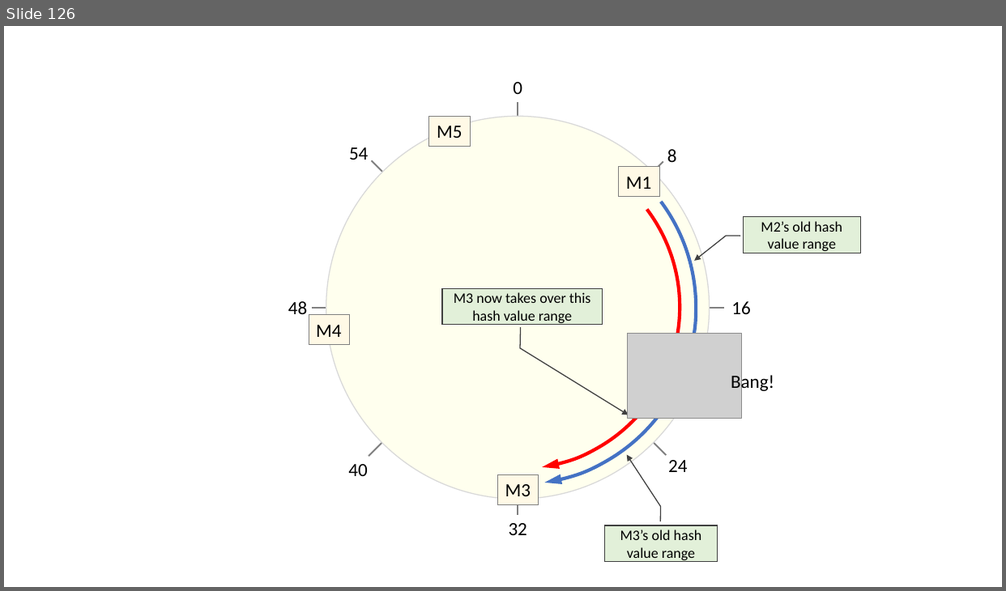
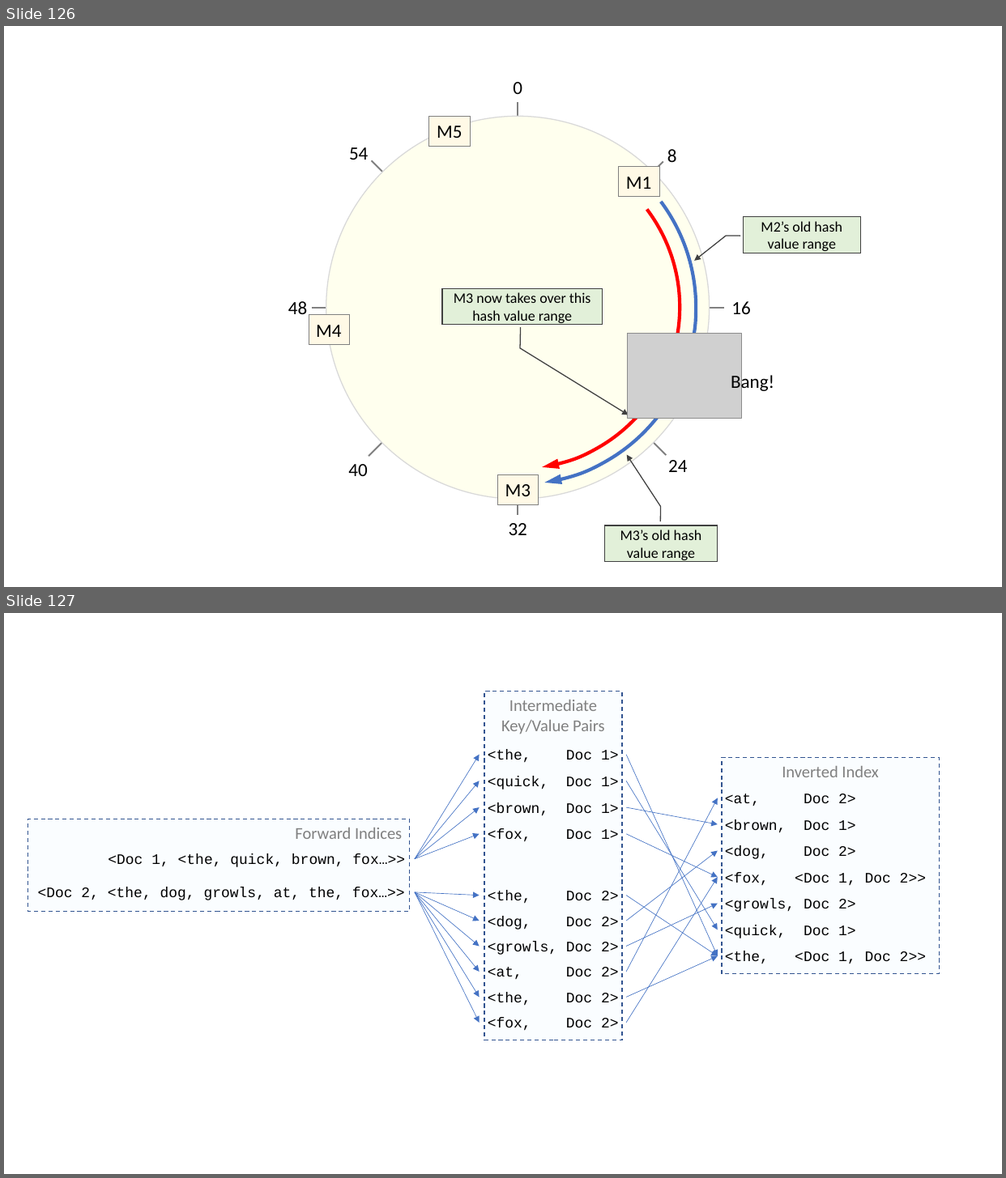
Before and after one commit to ChrisWhealy/DistributedSystemNotes, a slide deck: img/Diagrams.pptx. Shown one above the other, each under a label of ours: slide 126 before the commit, slides 126 and 127 after it. The pictures are 1006x591 and 1006x1178 pixels, drawn with LibreOffice and Linux fonts; fonts in the diff are those of the drawing; grey boxes stand for pictures. Boxes give left, top, right and bottom in pixels: in the first picture for what was removed or moved away, otherwise in the second. Text is boxed around its words. In the diff, an @@ line names an element or a change of style, - is before the commit and + after.

Commit message:
Add lecture 20

```diff
--- a/img/Diagrams.pptx
+++ b/img/Diagrams.pptx
@@ slide 127 added at (4, 613, 1002, 1174), background #FFFFFF @@
@@ arrow added from (415, 859) to (479, 755), #4472C4 0.5 pt @@
@@ arrow added from (626, 755) to (718, 956), #4472C4 0.5 pt @@
@@ arrow added from (415, 859) to (479, 781), #4472C4 0.5 pt @@
@@ arrow added from (626, 781) to (718, 930), #4472C4 0.5 pt @@
@@ arrow added from (626, 972) to (718, 798), #4472C4 0.5 pt @@
@@ rectangle added at (28, 819, 410, 911), fill #FAFDFF, outline #325491 1 pt dashed, 16 pt, text #808080 @@
+Forward Indices
@@ arrow added from (415, 859) to (479, 807), #4472C4 0.5 pt @@
@@ arrow added from (626, 807) to (718, 825), #4472C4 0.5 pt @@
@@ text added at (108, 854, 405, 867), 14 pt, text #000000 @@
+<Doc 1, <the, quick, brown, fox…>>
@@ arrow added from (415, 859) to (479, 834), #4472C4 0.5 pt @@
@@ arrow added from (626, 834) to (718, 877), #4472C4 0.5 pt @@
@@ arrow added from (626, 921) to (718, 851), #4472C4 0.5 pt @@
@@ arrow added from (626, 1023) to (718, 877), #4472C4 0.5 pt @@
@@ text added at (38, 888, 405, 901), 14 pt, text #000000 @@
+<Doc 2, <the, dog, growls, at, the, fox…>>
@@ arrow added from (415, 892) to (479, 895), #4472C4 0.5 pt @@
@@ arrow added from (415, 892) to (479, 921), #4472C4 0.5 pt @@
@@ arrow added from (415, 892) to (479, 946), #4472C4 0.5 pt @@
@@ arrow added from (415, 892) to (479, 972), #4472C4 0.5 pt @@
@@ arrow added from (415, 892) to (479, 997), #4472C4 0.5 pt @@
@@ arrow added from (415, 892) to (479, 1023), #4472C4 0.5 pt @@
@@ arrow added from (626, 895) to (718, 956), #4472C4 0.5 pt @@
@@ arrow added from (626, 946) to (718, 904), #4472C4 0.5 pt @@
@@ group added at (722, 757, 939, 974): 7 texts, 1 rectangle @@
+Inverted Index
+<the, <Doc 1, Doc 2>>
+<at, Doc 2>
+<brown, Doc 1>
+<dog, Doc 2>
+<fox, <Doc 1, Doc 2>>
+<growls, Doc 2>
+<quick, Doc 1>
@@ arrow added from (626, 997) to (718, 956), #4472C4 0.5 pt @@
@@ group added at (484, 692, 622, 1041): 10 texts, 1 rectangle @@
+Intermediate Key/Value Pairs
+<fox, Doc 2>
+<the, Doc 1>
+<quick, Doc 1>
+<brown, Doc 1>
+<fox, Doc 1>
+<the, Doc 2>
+<dog, Doc 2>
+<growls, Doc 2>
+<at, Doc 2>
+<the, Doc 2>
```
Also in this commit, not shown: 4 other slides added, 7 other files.
